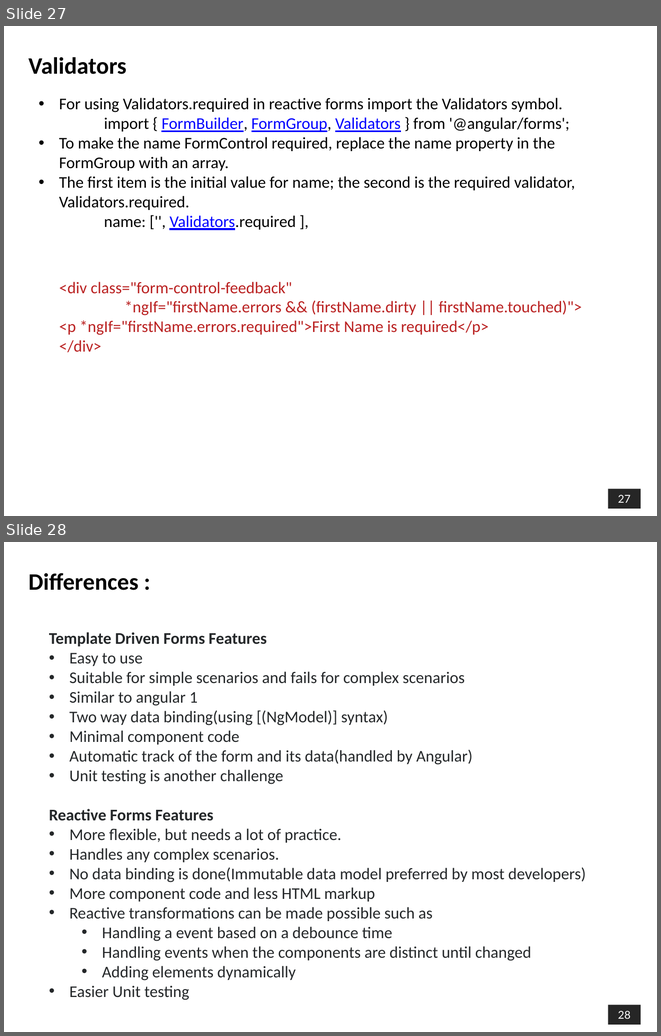
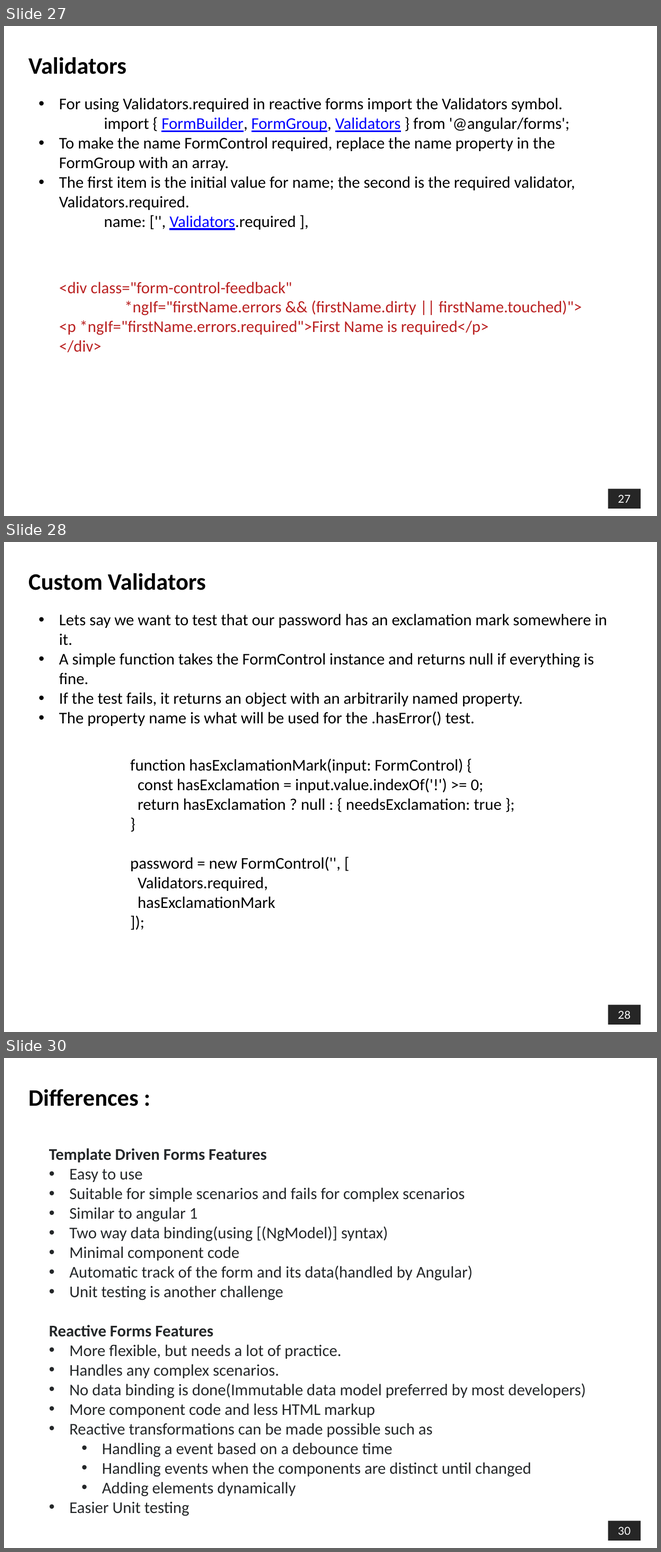
Before and after one commit to shalini06mittal/ConcertoTraining, a slide deck: ppts/Angular/Angular44_Forms.pptx. Shown one above the other, each under a label of ours: slides 27 and 28 before the commit, slides 27, 28 and 30 after it; the slides between them are not shown. The pictures are 661x1036 and 661x1552 pixels, drawn with LibreOffice and Linux fonts; fonts in the diff are those of the drawing; background and template pictures are left out. Boxes give left, top, right and bottom in pixels: in the first picture for what was removed or moved away, otherwise in the second. Text is boxed around its words. In the diff, an @@ line names an element or a change of style, - is before the commit and + after.

```diff
--- a/ppts/Angular/Angular44_Forms.pptx
+++ b/ppts/Angular/Angular44_Forms.pptx
@@ slide 28 added at (4,542,657,1032), background picture (left out); not listed: 1 template element that a slide beside it also shows @@
@@ title added at (28,573,206,590), 26 pt, text #000000, bold @@
+Custom Validators
@@ text added at (59,614,607,726), 18 pt, text #000000 @@
+• Lets say we want to test that our password has an exclamation mark somewhere in it.
+• A simple function takes the FormControl instance and returns null if everything is fine.
+• If the test fails, it returns an object with an arbitrarily named property.
+• The property name is what will be used for the .hasError() test.
@@ text added at (130,758,501,908), 18 pt, text #000000 @@
+function hasExclamationMark(input: FormControl) {
+const hasExclamation = input.value.indexOf('!') >= 0;
+return hasExclamation ? null : { needsExclamation: true };
+}
+password = new FormControl('', [
+Validators.required,
+hasExclamationMark
+]);
@@ what was slide 28 is now slide 30 @@
@@ page number at (618,1527,630,1534): text changed @@
-28
+30
```
Also in this commit, not shown: 1 other slide added, 19 other files.
